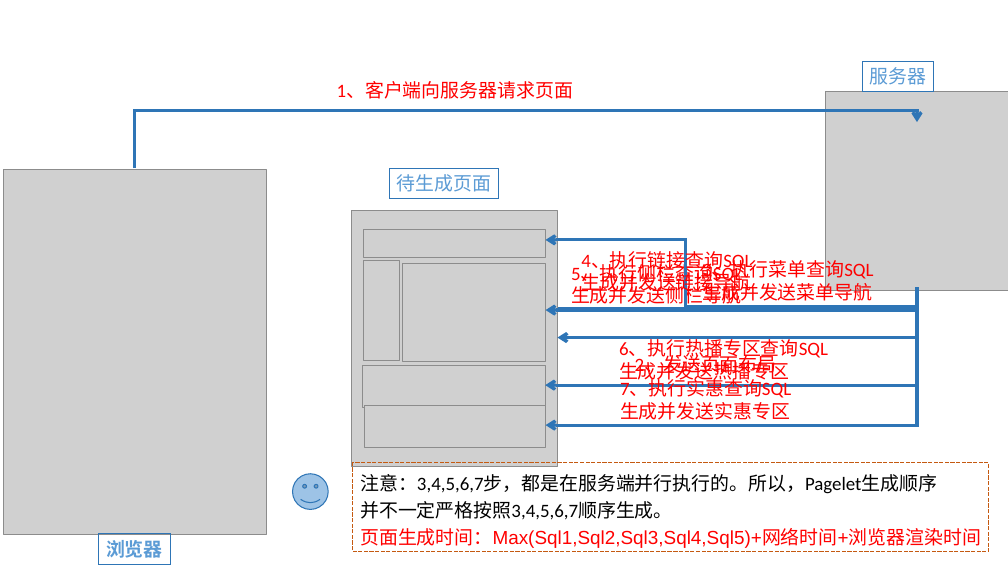
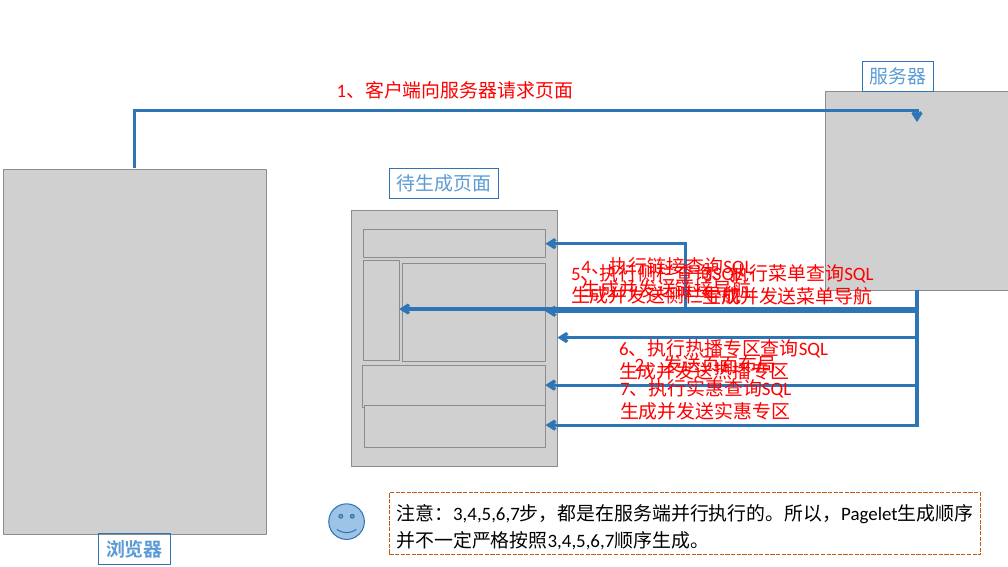
Before and after one commit to ehangogo/BigPipe, a slide deck: slide 3 of doc/BigPipe.pptx (slide 4 before the commit). Drawn at 1008x567 pixels with LibreOffice and Linux fonts; fonts in the diff are those of the drawing; grey boxes stand for pictures; background and template pictures are left out. Boxes give left, top, right and bottom in pixels: in the first picture for what was removed or moved away, otherwise in the second. Text is boxed around its words. In the diff, an @@ line names an element or a change of style, - is before the commit and + after.

```diff
--- a/doc/BigPipe.pptx
+++ b/doc/BigPipe.pptx
@@ 2 texts, 1 elbow arrow: place and size @@
-2 texts, 1 elbow arrow at bbox=[546, 240, 917, 308]
+2 texts, 1 elbow arrow at bbox=[546, 243, 917, 311]
@@ elbow arrow (917, 290) - (546, 312): route changed @@
@@ smiley face: place and size @@
-smiley face at bbox=[293, 474, 328, 510]
+smiley face at bbox=[329, 504, 364, 539]
@@ rectangle "注意：3,4,5,6,7步，都是在服务端并行执行的。所以，Pagelet生成顺序": place and size @@
-rectangle "注意：3,4,5,6,7步，都是在服务端并行执行的。所以，Pagelet生成顺序" at bbox=[353, 463, 989, 552]
+rectangle "注意：3,4,5,6,7步，都是在服务端并行执行的。所以，Pagelet生成顺序" at bbox=[389, 493, 982, 555]
@@ text in rectangle at bbox=[360, 528, 981, 548]: paragraph removed @@
-页面生成时间：Max(Sql1,Sql2,Sql3,Sql4,Sql5)+网络时间+浏览器渲染时间
```
Also in this commit, not shown: 3 slides removed, 1 other file.
